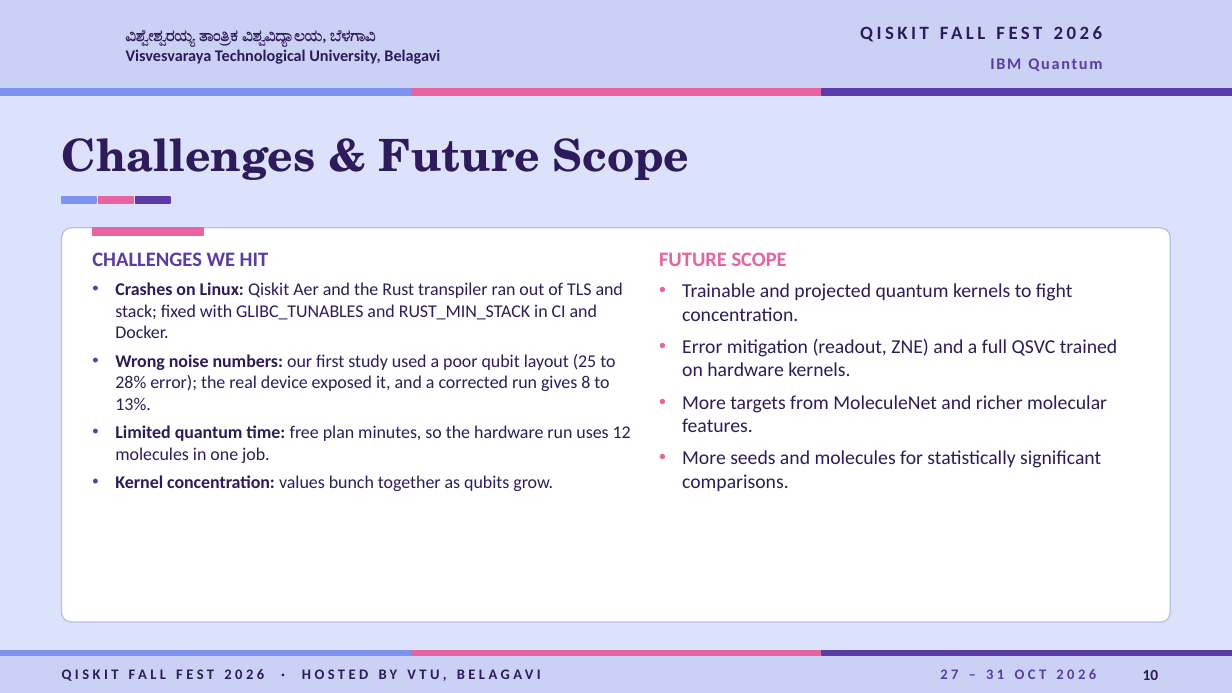
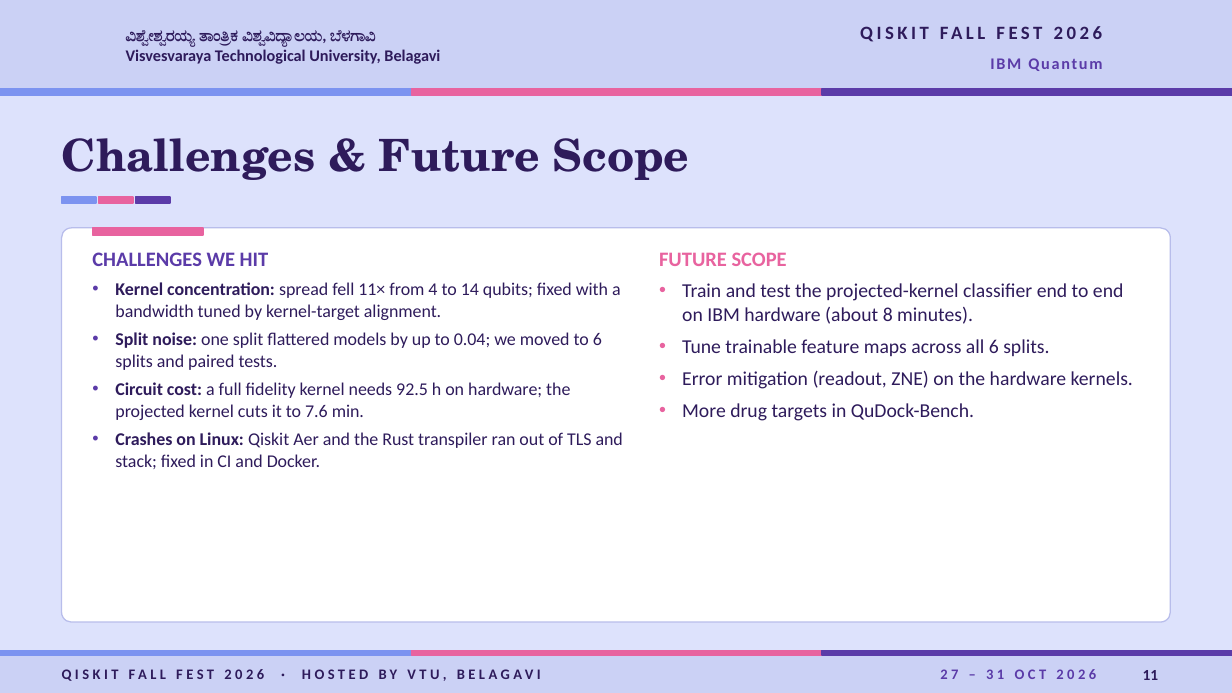
Before and after one commit to shubhodeepcx/QuDock, a slide deck: slide 11 of docs/VTU-QFF-HC-0140.pptx (slide 10 before the commit). Drawn at 1232x693 pixels with LibreOffice and Linux fonts; fonts in the diff are those of the drawing; background and template pictures are left out. Boxes give left, top, right and bottom in pixels: in the first picture for what was removed or moved away, otherwise in the second. Text is boxed around its words. In the diff, an @@ line names an element or a change of style, - is before the commit and + after.

```diff
--- a/docs/VTU-QFF-HC-0140.pptx
+++ b/docs/VTU-QFF-HC-0140.pptx
@@ text at box(115, 282, 623, 469): text changed @@
-• Crashes on Linux: Qiskit Aer and the Rust transpiler ran out of TLS and stack; fixed with GLIBC_TUNABLES and RUST_MIN_STACK in CI and Docker.
-• Wrong noise numbers: our first study used a poor qubit layout (25 to 28% error); the real device exposed it, and a corrected run gives 8 to 13%.
-• Limited quantum time: free plan minutes, so the hardware run uses 12 molecules in one job.
-• Kernel concentration: values bunch together as qubits grow.
+• Kernel concentration: spread fell 11× from 4 to 14 qubits; fixed with a bandwidth tuned by kernel-target alignment.
+• Split noise: one split flattered models by up to 0.04; we moved to 6 splits and paired tests.
+• Circuit cost: a full fidelity kernel needs 92.5 h on hardware; the projected kernel cuts it to 7.6 min.
+• Crashes on Linux: Qiskit Aer and the Rust transpiler ran out of TLS and stack; fixed in CI and Docker.
@@ text at box(682, 283, 1133, 421): text changed @@
-• Trainable and projected quantum kernels to fight concentration.
-• Error mitigation (readout, ZNE) and a full QSVC trained on hardware kernels.
-• More targets from MoleculeNet and richer molecular features.
-• More seeds and molecules for statistically significant comparisons.
+• Train and test the projected-kernel classifier end to end on IBM hardware (about 8 minutes).
+• Tune trainable feature maps across all 6 splits.
+• Error mitigation (readout, ZNE) on the hardware kernels.
+• More drug targets in QuDock-Bench.
@@ page number at box(1143, 670, 1159, 680): text changed @@
-10
+11
```
Also in this commit, not shown: 8 other slides changed, 1 slide added, 1 other file.
